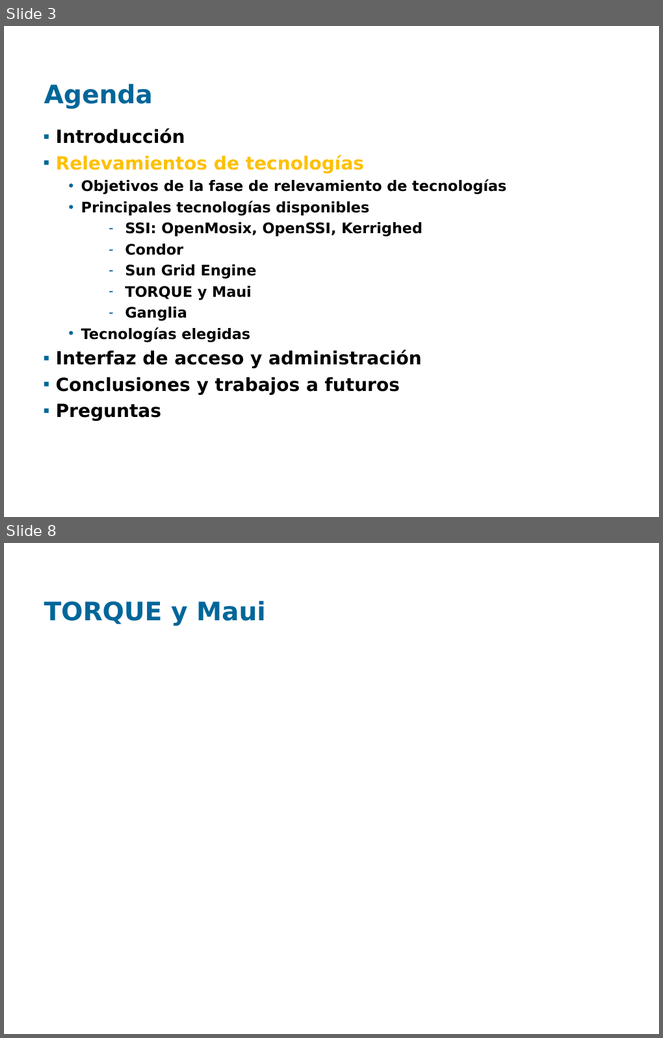
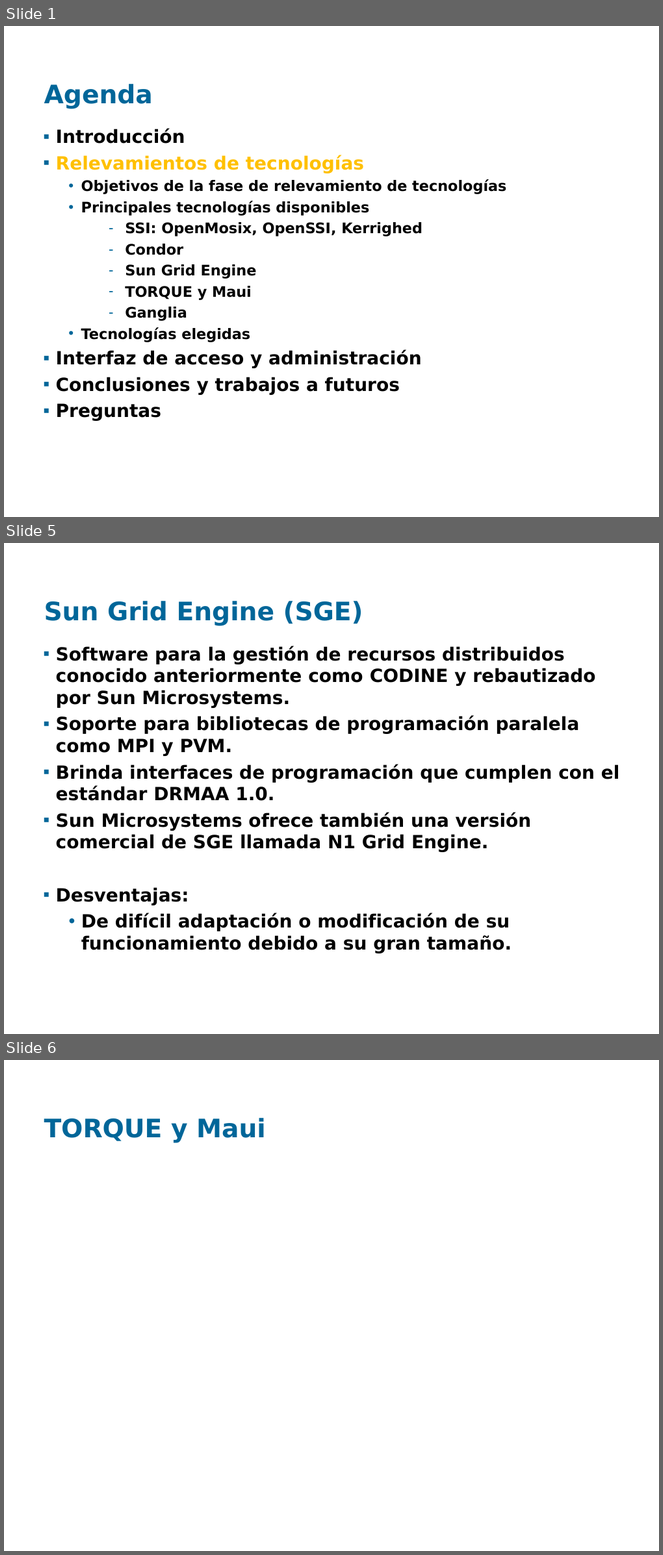
Before and after one commit to santiago-iturriaga/pgruso2007, a slide deck: Documentacion/Presentación Fenton - Santiago.ppt. Shown one above the other, each under a label of ours: slides 3 and 8 before the commit, slides 1, 5 and 6 after it; the slides between them are not shown. The pictures are 663x1038 and 663x1555 pixels, drawn with LibreOffice and Linux fonts; fonts in the diff are those of the drawing; background and template pictures are left out. Boxes give left, top, right and bottom in pixels: in the first picture for what was removed or moved away, otherwise in the second. Text is boxed around its words. In the diff, an @@ line names an element or a change of style, - is before the commit and + after.

```diff
--- a/Documentacion/Presentación Fenton - Santiago.ppt
+++ b/Documentacion/Presentación Fenton - Santiago.ppt
@@ slide 5 added at <box>4,543,659,1034</box>, background picture (left out) @@
@@ title added at <box>44,601,363,626</box>, 28 pt, text #006699, bold @@
+Sun Grid Engine (SGE)
@@ text added at <box>56,646,620,954</box>, 20 pt, text #000000, bold @@
+▪ Software para la gestión de recursos distribuidos conocido anteriormente como CODINE y rebautizado por Sun Microsystems.
+▪ Soporte para bibliotecas de programación paralela como MPI y PVM.
+▪ Brinda interfaces de programación que cumplen con el estándar DRMAA 1.0.
+▪ Sun Microsystems ofrece también una versión comercial de SGE llamada N1 Grid Engine.
+▪ Desventajas:
+  • De difícil adaptación o modificación de su funcionamiento debido a su gran tamaño.
@@ what was slide 3 is now slide 1 @@
@@ what was slide 8 is now slide 6 @@
```
Also in this commit, not shown: 1 slide changed, 2 other slides added, 5 slides removed, 4 other files.
